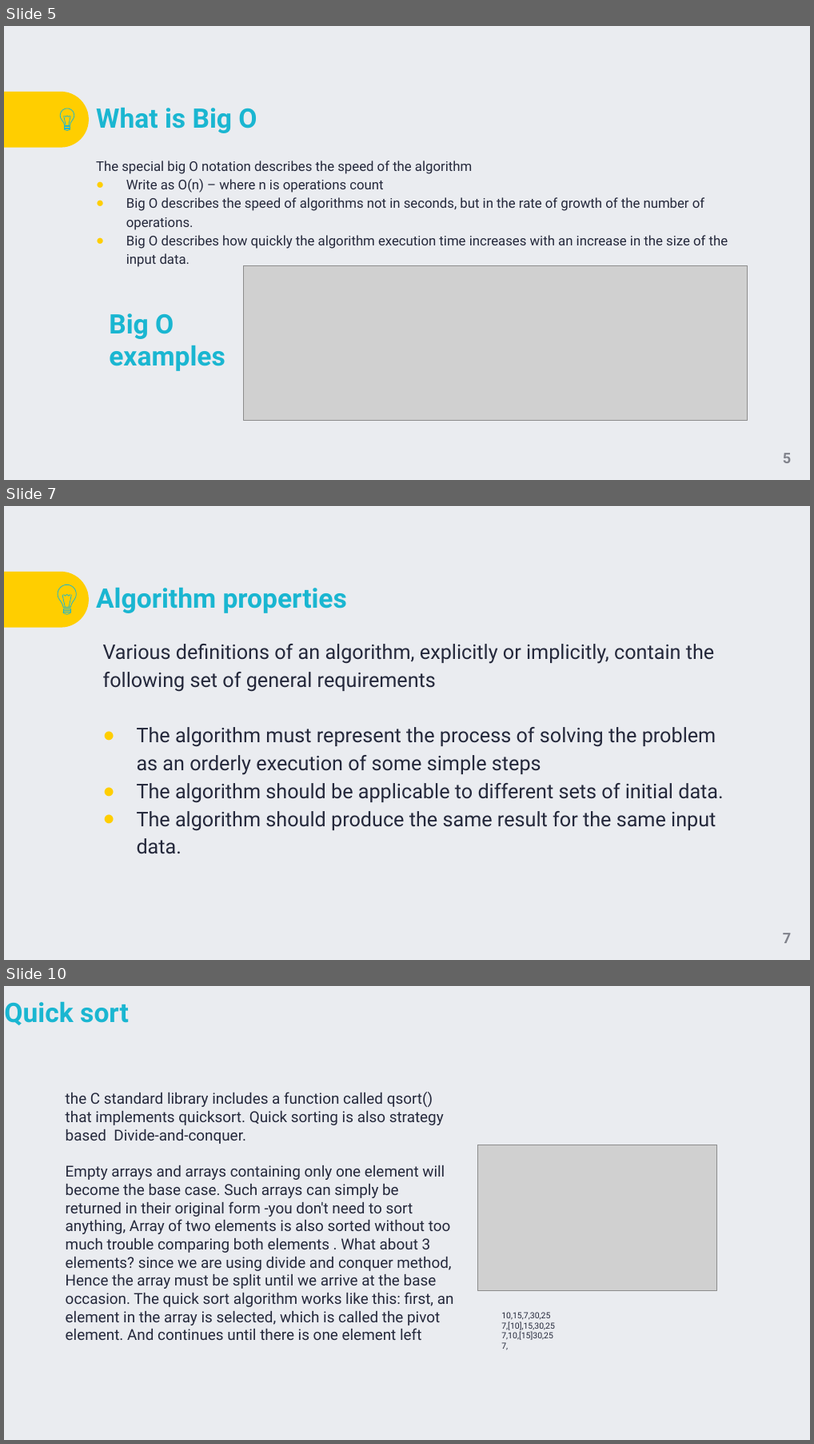
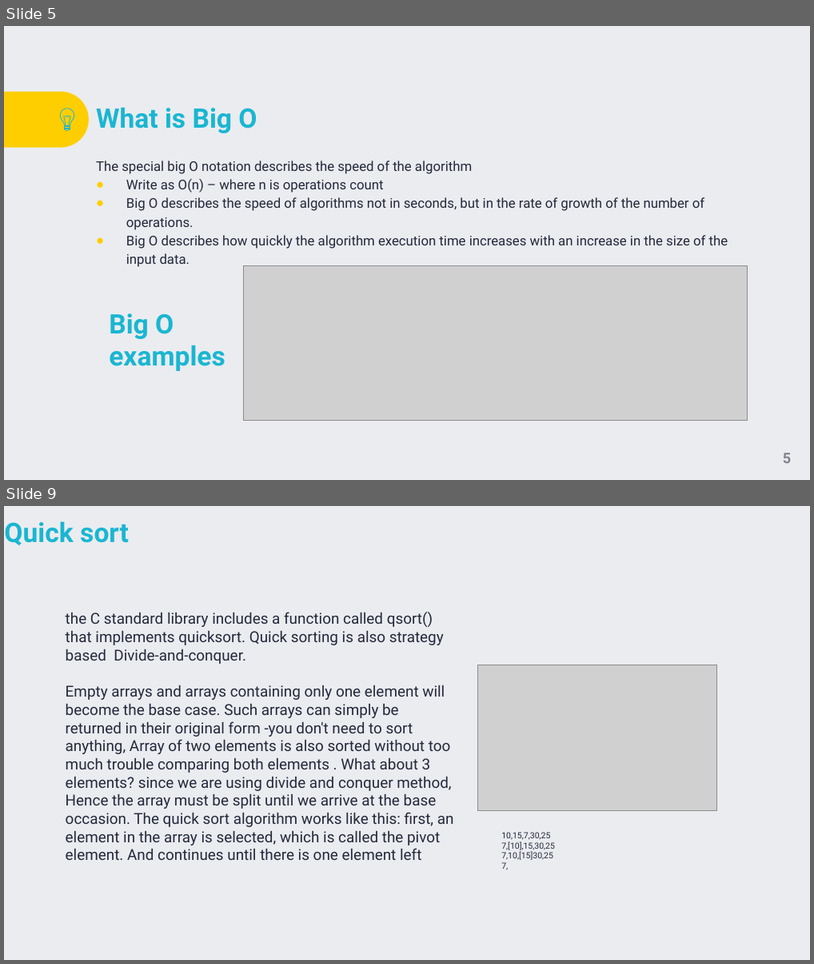
Before and after one commit to TigranVardanyan/Algorithms-and-Data-structures, a slide deck: ds&a.pptx. Shown one above the other, each under a label of ours: slides 5, 7 and 10 before the commit, slides 5 and 9 after it; the slides between them are not shown. The pictures are 814x1444 and 814x964 pixels, drawn with LibreOffice and Linux fonts; fonts in the diff are those of the drawing; grey boxes stand for pictures; background and template pictures are left out. Boxes give left, top, right and bottom in pixels: in the first picture for what was removed or moved away, otherwise in the second. Text is boxed around its words. In the diff, an @@ line names an element or a change of style, - is before the commit and + after.

```diff
--- a/ds&a.pptx
+++ b/ds&a.pptx
@@ slide 7 removed at <box>4,506,810,960</box>, background picture (left out); not listed: 1 template element that a slide beside it also shows @@
@@ title removed at <box>96,587,347,613</box> @@
-Algorithm properties
@@ group removed at <box>58,584,77,614</box>: 8 freeform shapes @@
@@ text removed at <box>103,644,723,854</box> @@
-Various definitions of an algorithm, explicitly or implicitly, contain the following set of general requirements
-● The algorithm must represent the process of solving the problem as an orderly execution of some simple steps
-● The algorithm should be applicable to different sets of initial data.
-● The algorithm should produce the same result for the same input data.
@@ page number removed at <box>783,932,791,943</box> @@
-7
@@ what was slide 10 is now slide 9 @@
```
Also in this commit, not shown: 4 slides changed, 1 slide added, 1 other slide removed.
